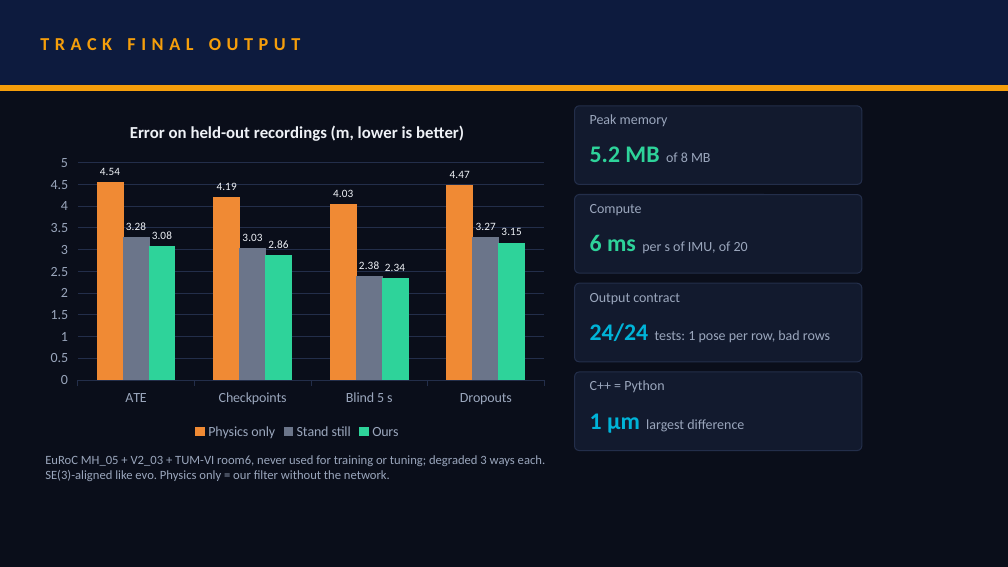
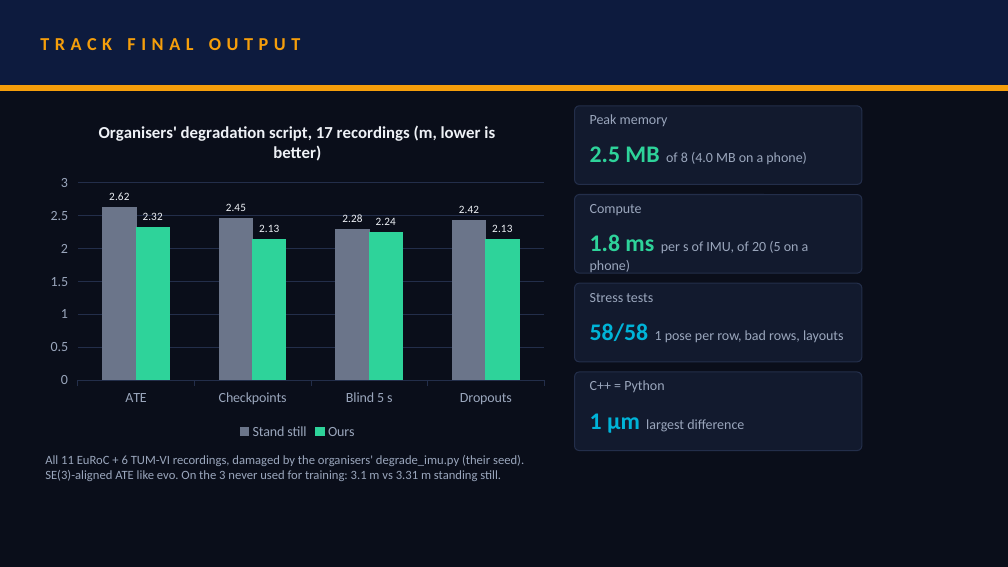
Before and after one commit to rehaanajani/pathfinder-xr, a slide deck: slide 5 of deck/SRMIST_CaliforniaBurrito.pptx. Drawn at 1008x567 pixels with LibreOffice and Linux fonts; fonts in the diff are those of the drawing. Boxes give left, top, right and bottom in pixels: in the first picture for what was removed or moved away, otherwise in the second. Text is boxed around its words. In the diff, an @@ line names an element or a change of style, - is before the commit and + after.

Commit message:
Updated the deck to the final numbers on the organisers' script and fixed the wording reviewers flagged

```diff
--- a/deck/SRMIST_CaliforniaBurrito.pptx
+++ b/deck/SRMIST_CaliforniaBurrito.pptx
@@ column chart at [40, 106, 554, 444] @@
@@ title "Error on held-out recordings (m, lower is better)" to "Organisers' degradation script, 17 recordings (m, lower is better)" @@
-Physics only: 4.54, 4.19, 4.03, 4.47
+Stand still: 2.62, 2.45, 2.28, 2.42
@@ colour of Stand still #F08A34 to #6B758A @@
-Stand still: 3.28, 3.03, 2.38, 3.27
+Ours: 2.32, 2.13, 2.24, 2.13
@@ colour of Ours #6B758A to #2ED39A @@
-Ours: 3.08, 2.86, 2.34, 3.15
@@ text at [590, 146, 807, 164]: text changed; size 17 to 10 pt; text colour #2ED39A to #9AA6BC; bold off @@
-5.2 MB of 8 MB
+2.5 MB of 8 (4.0 MB on a phone)
@@ text at [590, 234, 809, 272]: text changed @@
-6 ms per s of IMU, of 20
+1.8 ms per s of IMU, of 20 (5 on a phone)
@@ text at [590, 293, 653, 302]: text changed @@
-Output contract
+Stress tests
@@ text at [590, 323, 844, 342]: text changed @@
-24/24 tests: 1 pose per row, bad rows
+58/58 1 pose per row, bad rows, layouts
@@ text at [45, 455, 524, 481]: text changed @@
-EuRoC MH_05 + V2_03 + TUM-VI room6, never used for training or tuning; degraded 3 ways each. SE(3)-aligned like evo. Physics only = our filter without the network.
+All 11 EuRoC + 6 TUM-VI recordings, damaged by the organisers' degrade_imu.py (their seed). SE(3)-aligned ATE like evo. On the 3 never used for training: 3.1 m vs 3.31 m standing still.
```
Also in this commit, not shown: 6 other slides changed, 2 other files.
